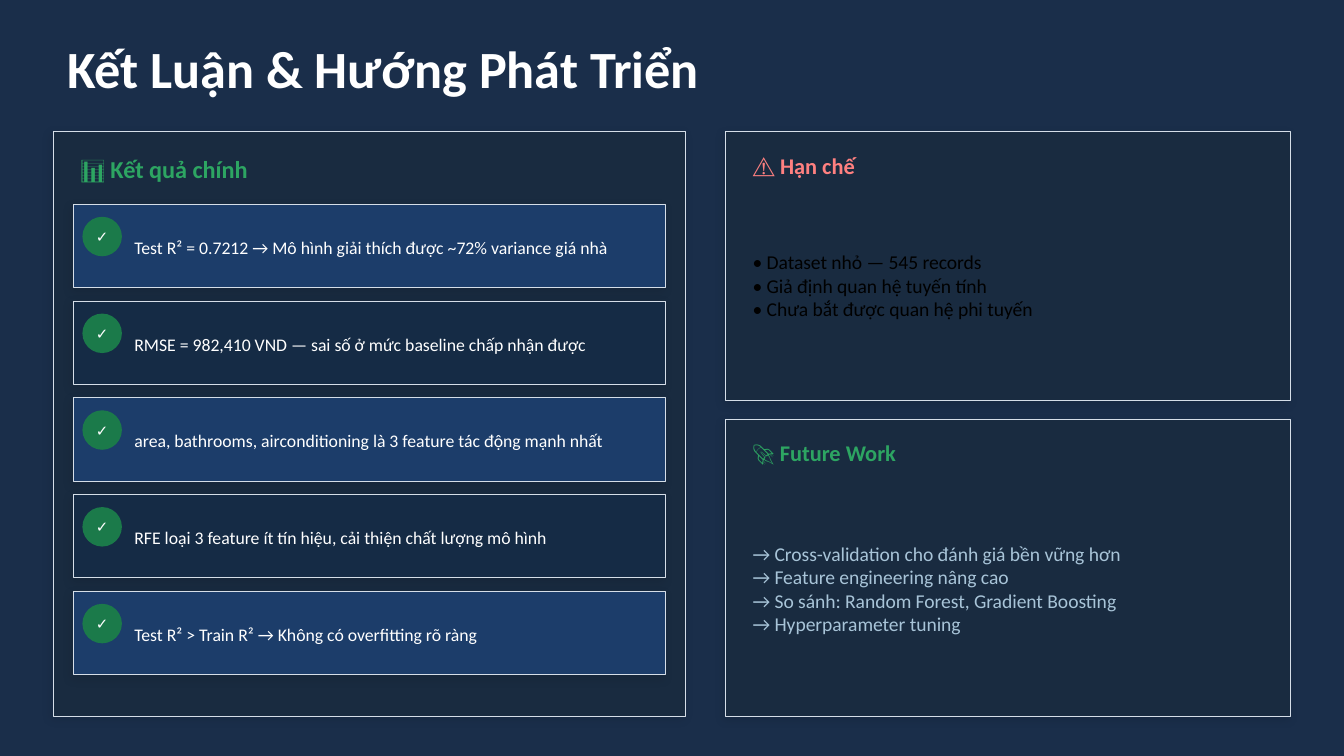
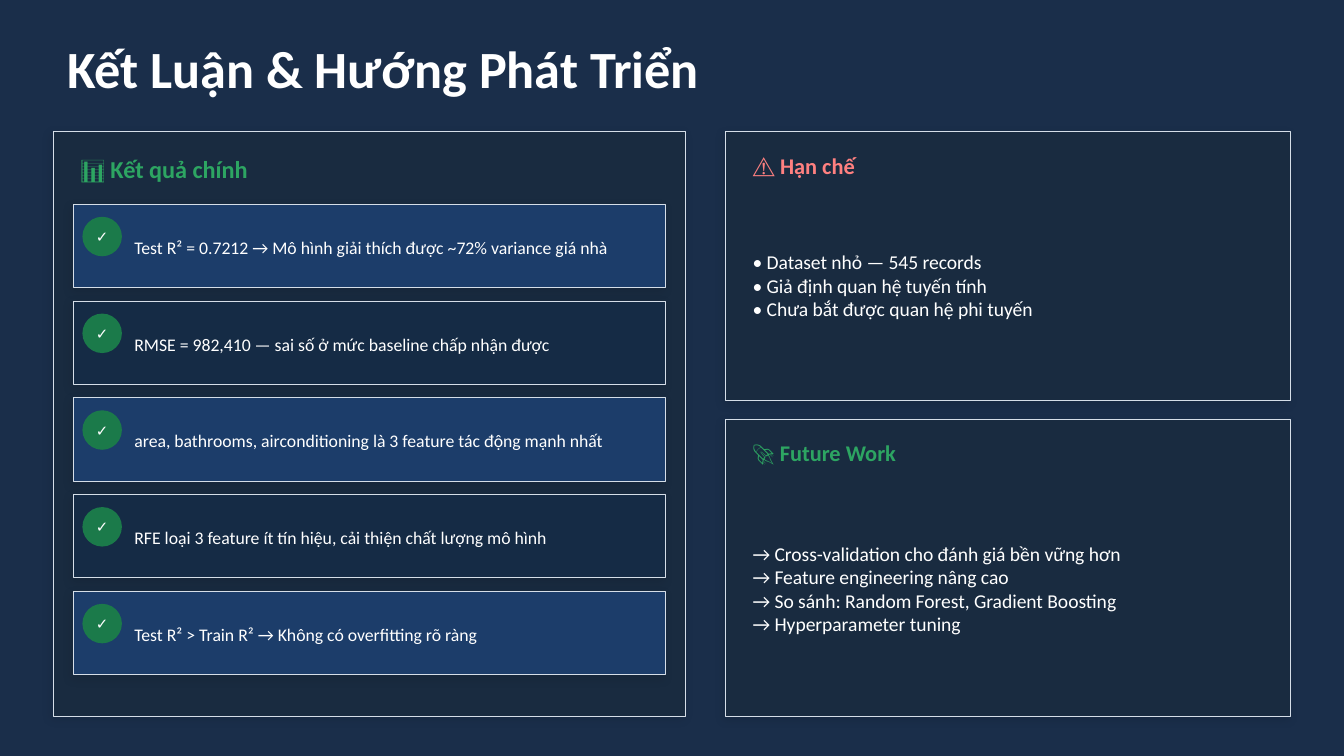
Before and after one commit to minhhiunee/housing_price_prediction, a slide deck: slide 11 of reports/slides/HousingPricePrediction.pptx. Drawn at 1344x756 pixels with LibreOffice and Linux fonts; fonts in the diff are those of the drawing. Boxes give left, top, right and bottom in pixels: in the first picture for what was removed or moved away, otherwise in the second. Text is boxed around its words. In the diff, an @@ line names an element or a change of style, - is before the commit and + after.

Commit message:
Fix Slide

```diff
--- a/reports/slides/HousingPricePrediction.pptx
+++ b/reports/slides/HousingPricePrediction.pptx
@@ text "• Dataset nhỏ — 545 ..." at (767, 255, 1032, 320): text colour #000000 to #FFFFFF @@
@@ text at (134, 337, 549, 354): text changed @@
-RMSE = 982,410 VND — sai số ở mức baseline chấp nhận được
+RMSE = 982,410 — sai số ở mức baseline chấp nhận được
@@ text "→ Cross-validation cho đánh giá ..." at (775, 546, 1121, 635): text colour #A8C4D8 to #FFFFFF @@
```
Also in this commit, not shown: 7 other slides changed, 1 other file.
